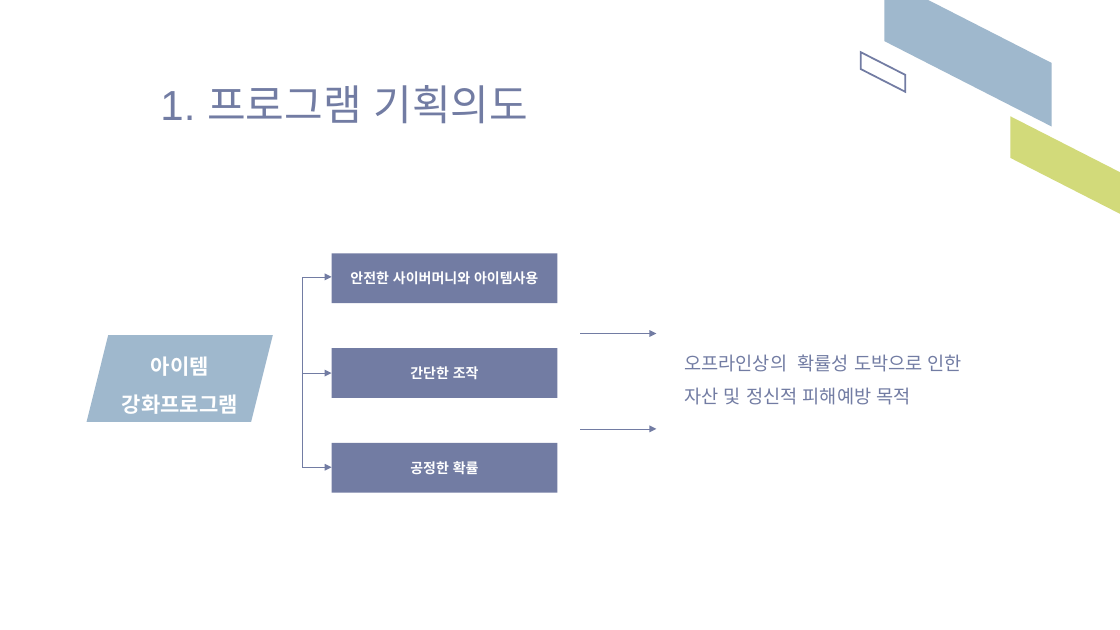
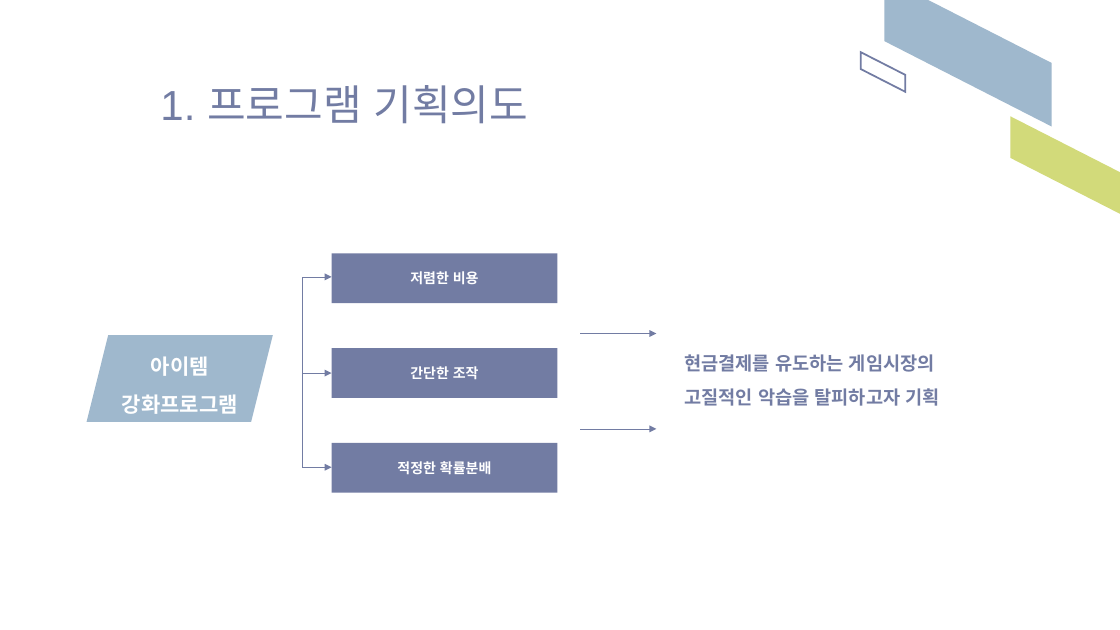
Before and after one commit to yn0315/team-project04, a slide deck: slide 6 of 프로젝트4 발표자료.pptx. Drawn at 1120x630 pixels with LibreOffice and Linux fonts; fonts in the diff are those of the drawing. Boxes give left, top, right and bottom in pixels: in the first picture for what was removed or moved away, otherwise in the second. Text is boxed around its words. In the diff, an @@ line names an element or a change of style, - is before the commit and + after.

Commit message:
09.16 아이템 업그레이드 프로그램 최종본

```diff
--- a/프로젝트4 발표자료.pptx
+++ b/프로젝트4 발표자료.pptx
@@ text in rectangle at (410,271,479,284): text changed @@
-안전한 사이버머니와 아이템사용
+저렴한 비용
@@ text at (684,354,940,406): text changed; bold on @@
-오프라인상의 확률성 도박으로 인한
-자산 및 정신적 피해예방 목적
+현금결제를 유도하는 게임시장의
+고질적인 악습을 탈피하고자 기획
@@ text in rectangle at (397,461,491,474): text changed @@
-공정한 확률
+적정한 확률분배
```
Also in this commit, not shown: 9 other slides changed, 3 other files.
